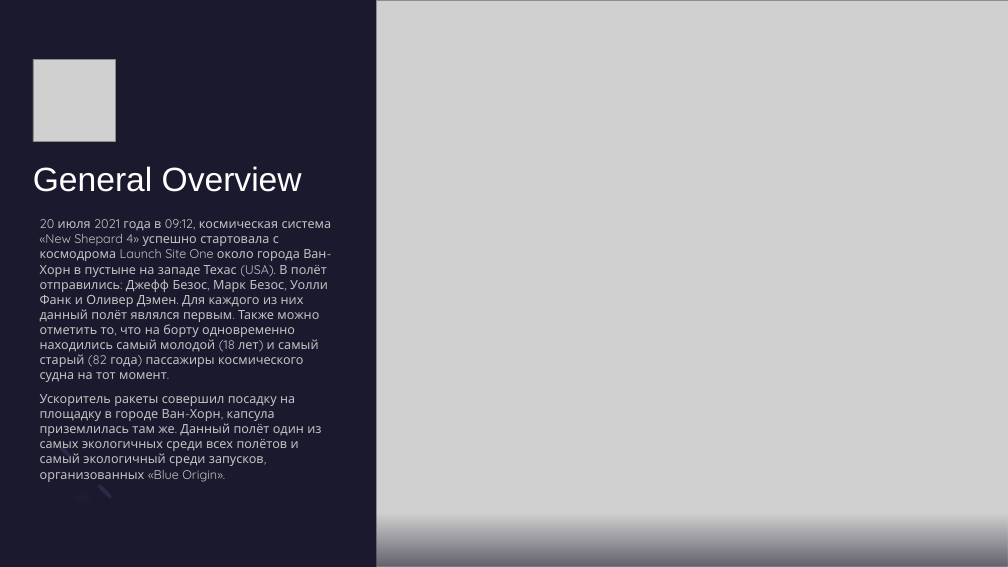
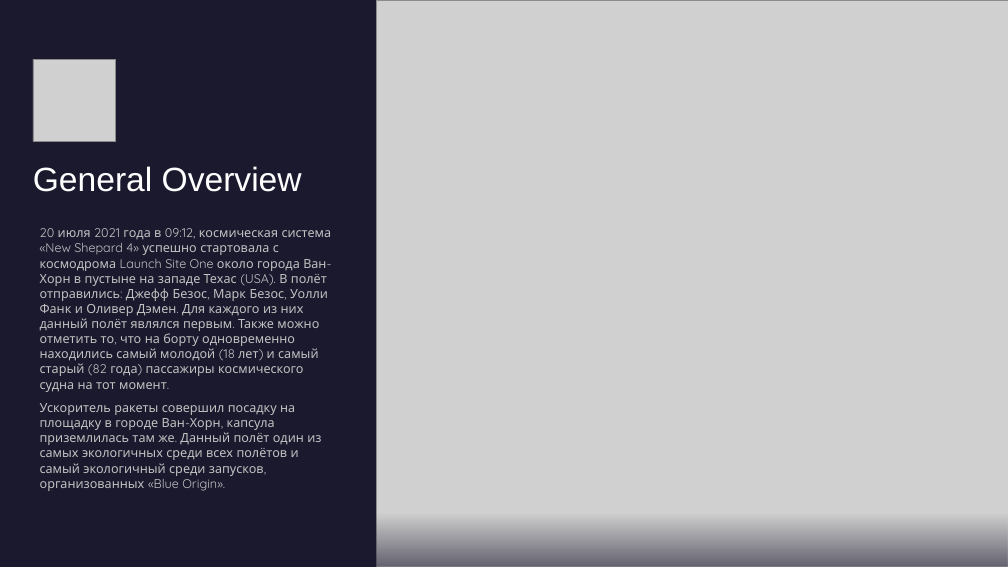
Before and after one commit to MeKiGiWi/varkt, a slide deck: slide 4 of New Shepard Presentation.pptx. Drawn at 1008x567 pixels with LibreOffice and Linux fonts; fonts in the diff are those of the drawing; grey boxes stand for pictures. Boxes give left, top, right and bottom in pixels: in the first picture for what was removed or moved away, otherwise in the second. Text is boxed around its words. In the diff, an @@ line names an element or a change of style, - is before the commit and + after.

```diff
--- a/New Shepard Presentation.pptx
+++ b/New Shepard Presentation.pptx
@@ text "20 июля 2021 года в ..." moved from (x1=40, y1=219, x2=332, y2=482) to (x1=40, y1=228, x2=332, y2=491) @@
@@ freeform shape removed at (x1=30, y1=440, x2=115, y2=525) @@
@@ ellipse removed at (x1=56, y1=442, x2=73, y2=459) @@
@@ ellipse removed at (x1=96, y1=483, x2=113, y2=500) @@
```
Also in this commit, not shown: 3 other slides changed, 1 slide added, 1 other file.
